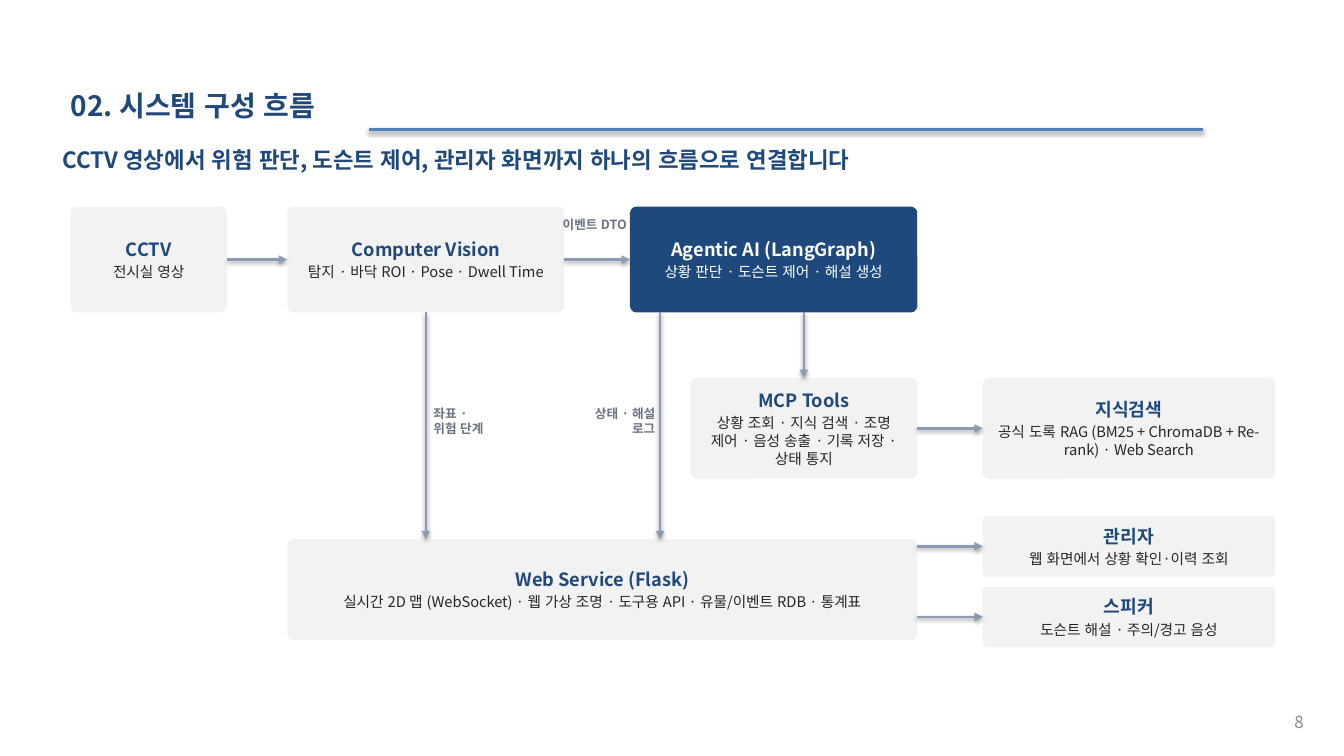
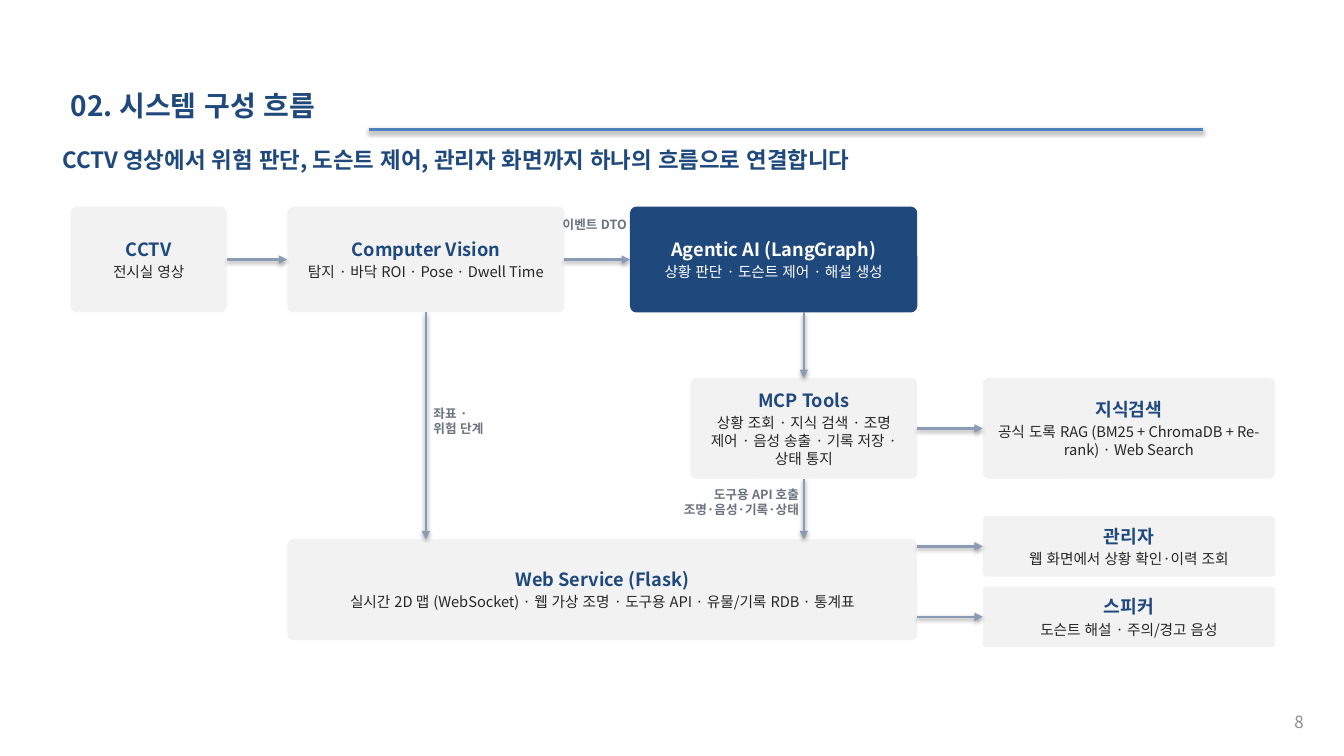
Before and after one commit to selkis4u/smart-museum-aiagent, a slide deck: slide 8 of docs/requirements/3조_스마트박물관_AI_Agent_기획서_v0.6.pptx. Drawn at 1344x756 pixels with LibreOffice and Linux fonts; fonts in the diff are those of the drawing. Boxes give left, top, right and bottom in pixels: in the first picture for what was removed or moved away, otherwise in the second. Text is boxed around its words. In the diff, an @@ line names an element or a change of style, - is before the commit and + after.

Commit message:
요구사항 문서 보완 및 인터페이스 명세 초안 추가
- 분석서·명세서 v0.3 보완: 침범 기록 Agent 생성(FR-AG-18), 사전 녹음 멘트(FR-AG-19), 스피커 대기 상태, 위험 이벤트 상태 무관 처리, 일시정지 중 생성 계속, 공통 연결 멘트, 접촉 경계·해제 조건, 청취 인원 정의, NFR-16·17
- 시연 유물 A002를 지장암 목조비로자나불좌상으로 반영
- 인터페이스 명세 초안 v0.1: 연결 구성, 이벤트 DTO, 좌표 메시지, 도구용 API, 공간 설정 JSON
- 기획서 v0.6·개발일정 v0.3: 구성도 도구 흐름, 기록 3종, 시연 모형·시나리오 촬영 일정, 음성 송출 연장
- 결정사항·ADR-0002/0003/0004·CONTEXT 갱신

```diff
--- a/docs/requirements/3조_스마트박물관_AI_Agent_기획서_v0.6.pptx
+++ b/docs/requirements/3조_스마트박물관_AI_Agent_기획서_v0.6.pptx
@@ arrow moved from (660, 313) - (660, 539) to (804, 479) - (804, 539) @@
@@ text at box(684, 488, 799, 515): text changed @@
-상태 · 해설
-로그
+도구용 API 호출
+조명·음성·기록·상태
@@ text at box(350, 595, 854, 610): text changed @@
-실시간 2D 맵 (WebSocket) · 웹 가상 조명 · 도구용 API · 유물/이벤트 RDB · 통계표
+실시간 2D 맵 (WebSocket) · 웹 가상 조명 · 도구용 API · 유물/기록 RDB · 통계표
```
Also in this commit, not shown: 6 other slides changed, 9 other files.
